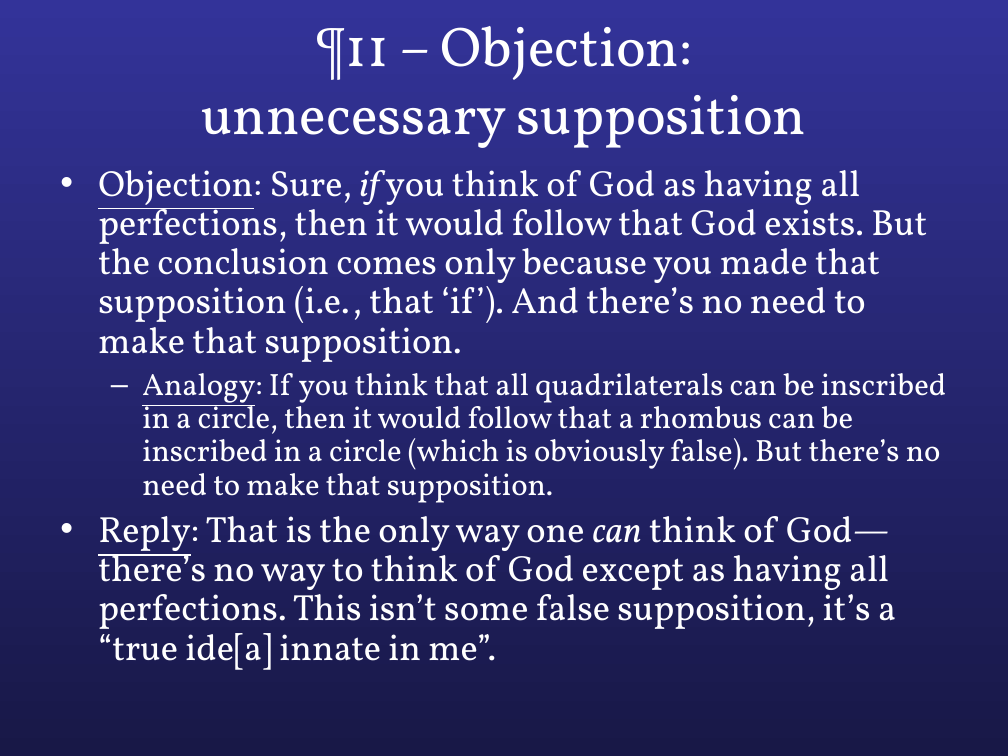
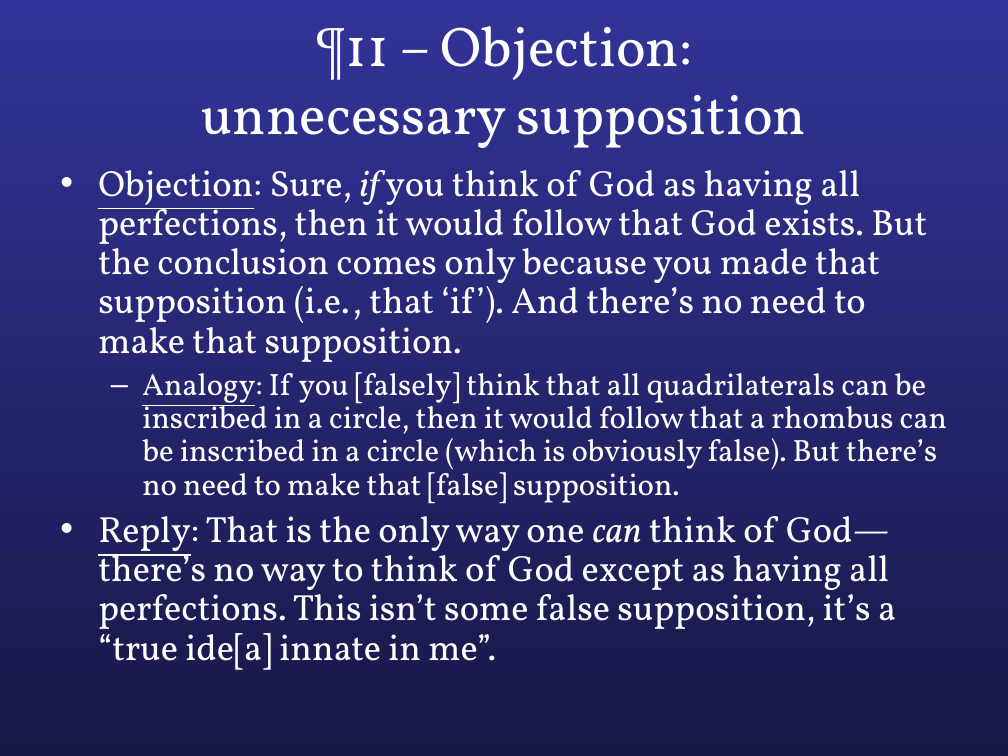
Before and after one commit to colemitchell/colemitchell.github.io, a slide deck: slide 11 of PHIL2220/Med V.ppt. Drawn at 1008x756 pixels with LibreOffice and Linux fonts; fonts in the diff are those of the drawing. Boxes give left, top, right and bottom in pixels: in the first picture for what was removed or moved away, otherwise in the second. Text is boxed around its words. In the diff, an @@ line names an element or a change of style, - is before the commit and + after.

```diff
--- a/PHIL2220/Med V.ppt
+++ b/PHIL2220/Med V.ppt
@@ text at bbox=[142, 372, 947, 504]: text changed @@
-  – Analogy: If you think that all quadrilaterals can be inscribed in a circle, then it would follow that a rhombus can be inscribed in a circle (which is obviously false). But there’s no need to make that supposition.
+  – Analogy: If you [falsely] think that all quadrilaterals can be inscribed in a circle, then it would follow that a rhombus can be inscribed in a circle (which is obviously false). But there’s no need to make that [false] supposition.
```
Also in this commit, not shown: 4 other slides changed, 6 other files.
